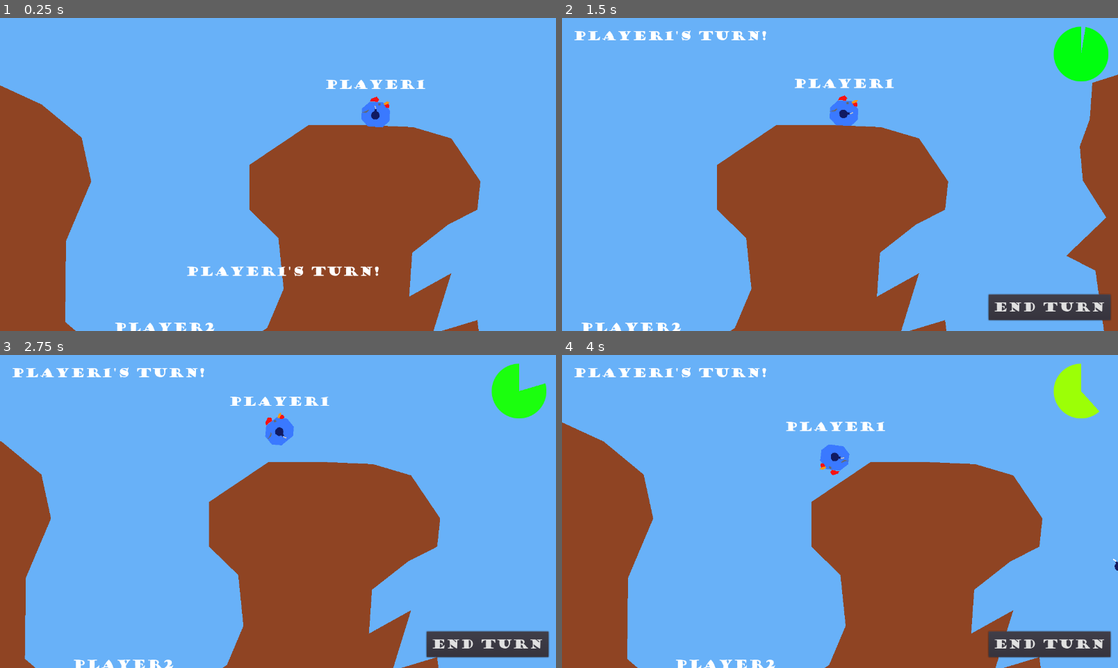
Above: before the commit, frames 1-4 (two rows, left to right).
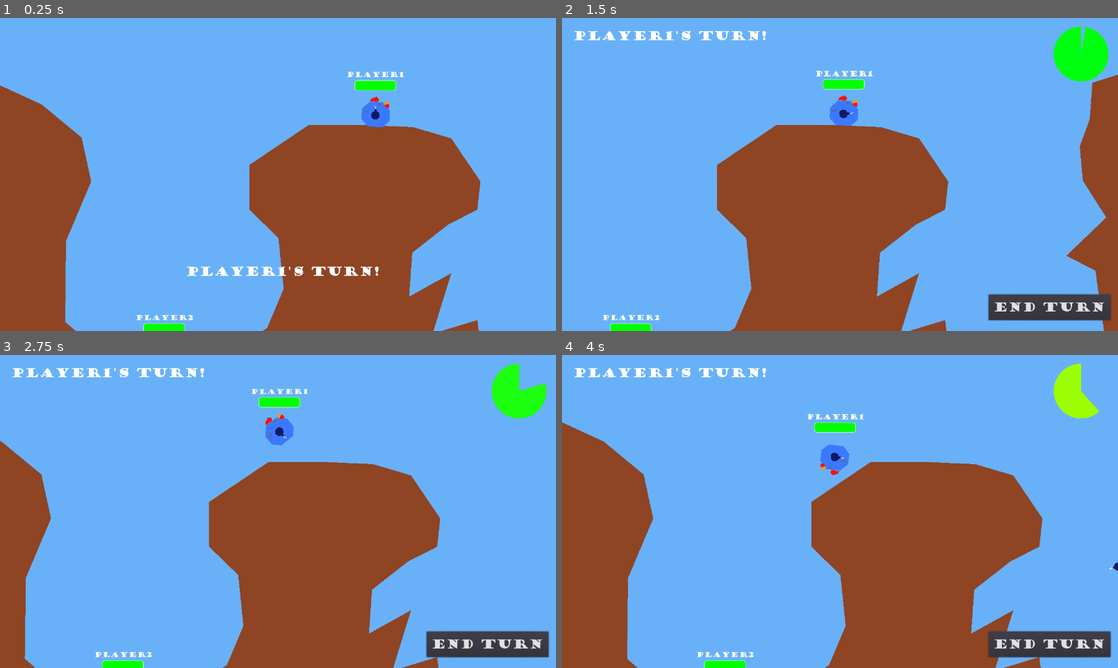
Above: after the commit, the same moments.

Repository: Athakaspen/NotWorms
Game: Godot game, scene res://MainScenes/Level.tscn
Same seed, same stepped clock (60 frames per second), same inputs: the game is played once before the commit and once after it.
Inputs (mouse positions are in pixels of both pictures, inside the frame that each line leads up to):
- Up to frame 1 (0.25 s): no input
- Up to frame 2 (1.5 s): move the mouse to (962, 158) at 0.52 s; hold D (right) 0.53-1.25 s; tap Mouse wheel down (power_down) at 0.6 s; tap W (jump) at 0.77 s; click "Ready!" at 1.25 s
- Up to frame 3 (2.75 s): move the mouse to (166, 527) at 2.02 s; hold A (left) from 2.03 s (still down); tap Mouse wheel up (power_up) at 2.1 s; tap W (jump) at 2.27 s
- Up to frame 4 (4 s): move the mouse to (895, 442) at 2.77 s; release A (left) at 2.78 s; press the mouse at (895, 442) at 2.78 s; hold D (right) from 2.78 s (still down); move the mouse to (812, 574) at 3.52 s; release the mouse at (812, 574) at 3.53 s; tap Mouse wheel down (power_down) at 3.6 s; tap W (jump) at 3.77 s

The runs differ from the first frame. In frame 1, 1.0% of the frame differs, in the area x 20-77%, y 17-100%; in frame 2, 1.0%; in frame 3, 0.9%; in frame 4, 1.0%, in the area x 20-100%, y 18-100%.

Commit message:
Health & damage added, also explosion knockback. Death is buggy.

Diff:
--- a/Scripts/Bomb.gd
+++ b/Scripts/Bomb.gd
@@ -1,10 +1,26 @@
 extends RigidBody2D
 
-var spinspeed = 100
+
+var explosion_radius = 69
+var explosion_force = 400
+var explosion_damage = 15
 
 # Called when the node enters the scene tree for the first time.
-func _ready():
-	pass
+func _ready() -> void:
+
+	# This code taken directly from the destructible terrain demo
+	var nb_points = 32
+	var points = PoolVector2Array()
+	for i in range(nb_points+1):
+		var point = deg2rad(i * 360.0 / nb_points - 90)
+		points.push_back(Vector2.ZERO + Vector2(cos(point), sin(point)) * explosion_radius)
+	$ExplosionArea/DestructionPolygon.polygon = points
+
+	# apply random spin for style points.
+	# The delay is because of an engine bug that ignores
+	# torque_impulses when an object is first created
+	yield(get_tree().create_timer(0.05), "timeout")
+	apply_torque_impulse(rand_range(-1000, 1000))
 
 
 # Called every frame. 'delta' is the elapsed time since the previous frame.
@@ -18,13 +34,29 @@
 #	inst.global_position = global_position
 #	get_parent().call_deferred("add_child", inst)
 
+	# TODO: Add a list of bodies that were created this frame,
+	# and check all of those too
+
 	for body in $ExplosionArea.get_overlapping_bodies():
 		#print (body)
 		if body.is_in_group("Destructible"):
 			body.get_parent().clip(body, $ExplosionArea/DestructionPolygon)
 
+		else:
+			if body.is_in_group("Knockback"):
+				body.apply_central_impulse( \
+					(body.global_position - global_position).normalized() * explosion_force)
+			if body.is_in_group("Damageable"):
+				body.get_parent().do_damage(explosion_damage)
 
 	call_deferred("queue_free")
 
 func _on_Timer_timeout():
+
+	# Only enable collision monitoring just before explosion
+	$ExplosionArea.monitoring = true
+	$ExplosionArea.monitorable = true
+	yield(get_tree(), "physics_frame")
+	yield(get_tree(), "physics_frame")
+
 	explode()
--- a/Scripts/Player.gd
+++ b/Scripts/Player.gd
@@ -7,12 +7,25 @@
 onready var player_body = $PlayerBody
 onready var turn_timer = $TurnTimer
 
+export var MAX_HEALTH = 1
+var health
+
+var is_dead = false
+
 # Called when the node enters the scene tree for the first time.
 func _ready():
-	$NametagPosition/PlayerNametag.text = name
+	$Tag/PlayerNametag.text = name
+	health = MAX_HEALTH
+	update_healthbar()
 
 func _process(_delta):
-	$NametagPosition.position = $PlayerBody.position + Vector2.UP * 50
+	# ah cahnt dyu aneethin if ahm ded
+	#if is_dead: return
+
+	# Stick tag to player's head
+	$Tag.position = $PlayerBody.position + Vector2.UP * 50
+	print(health + MAX_HEALTH)
+	print(float(health)/float(MAX_HEALTH))
 
 # This function is called when the "Ready Up" screen shows,
 # before the actual turn begins. It's here to set up visuals mostly.
@@ -50,5 +63,21 @@
 	# else calcualte the value
 	return turn_timer.time_left/turn_timer.wait_time
 
+func do_damage(value:int) -> void:
+	# decrease health
+	health = int(clamp(health-value, 0, MAX_HEALTH))
+
+	update_healthbar()
+
+	if health == 0:
+		die()
+
+func update_healthbar():
+	$Tag/HealthBar.value = float(health)/float(MAX_HEALTH)
+
+# TODO: Death... State? Turn? Basically need to delete self more carefully
+func die():
+	self.queue_free()
+
 func _on_TurnTimer_timeout():
 	end_turn()
--- a/SubScenes/Player/Player.tscn
+++ b/SubScenes/Player/Player.tscn
@@ -1,25 +1,31 @@
-[gd_scene load_steps=4 format=2]
+[gd_scene load_steps=7 format=2]
 
 [ext_resource path="res://Scripts/Player.gd" type="Script" id=1]
-[ext_resource path="res://Fonts/TestFont.tres" type="DynamicFont" id=2]
+[ext_resource path="res://Fonts/GOUDYSTO.TTF" type="DynamicFontData" id=2]
 [ext_resource path="res://SubScenes/Player/PlayerBody.tscn" type="PackedScene" id=3]
+[ext_resource path="res://Sprites/smallbarfill.png" type="Texture" id=4]
+[ext_resource path="res://Sprites/smallbarback.png" type="Texture" id=5]
+
+[sub_resource type="DynamicFont" id=1]
+font_data = ExtResource( 2 )
 
 [node name="Player1" type="Node"]
 script = ExtResource( 1 )
 
-[node name="PlayerBody" parent="." instance=ExtResource( 3 )]
+[node name="PlayerBody" parent="." groups=["Damageable"] instance=ExtResource( 3 )]
 position = Vector2( 863, 194 )
 
 [node name="TurnTimer" type="Timer" parent="."]
 one_shot = true
 
-[node name="NametagPosition" type="Position2D" parent="."]
+[node name="Tag" type="Position2D" parent="."]
 
-[node name="PlayerNametag" type="Label" parent="NametagPosition"]
-margin_left = -140.0
-margin_top = -45.0
-margin_right = 141.0
-custom_fonts/font = ExtResource( 2 )
+[node name="PlayerNametag" type="Label" parent="Tag"]
+margin_left = -76.0
+margin_top = -54.0
+margin_right = 77.0
+margin_bottom = -31.0
+custom_fonts/font = SubResource( 1 )
 text = "Player 1"
 align = 1
 valign = 2
@@ -27,6 +33,20 @@
 "_edit_use_anchors_": false
 }
 
+[node name="HealthBar" type="TextureProgress" parent="Tag"]
+margin_left = -48.0
+margin_top = -30.0
+margin_right = 48.0
+margin_bottom = 10.0
+max_value = 1.0
+step = 0.0
+value = 0.85
+texture_under = ExtResource( 5 )
+texture_progress = ExtResource( 4 )
+__meta__ = {
+"_edit_use_anchors_": false
+}
+
 [connection signal="timeout" from="TurnTimer" to="." method="_on_TurnTimer_timeout"]
 
 [editable path="PlayerBody"]
--- a/SubScenes/Player/PlayerBody.tscn
+++ b/SubScenes/Player/PlayerBody.tscn
@@ -2,7 +2,7 @@
 
 [ext_resource path="res://Scripts/PlayerBody.gd" type="Script" id=1]
 
-[node name="PlayerBody" type="RigidBody2D" groups=["Player"]]
+[node name="PlayerBody" type="RigidBody2D" groups=["Knockback", "Player"]]
 gravity_scale = 12.0
 contacts_reported = 4
 contact_monitor = true
--- a/SubScenes/Weapons/Bomb.tscn
+++ b/SubScenes/Weapons/Bomb.tscn
@@ -5,7 +5,7 @@
 [sub_resource type="CircleShape2D" id=1]
 radius = 9.5
 
-[node name="Bomb" type="RigidBody2D"]
+[node name="Bomb" type="RigidBody2D" groups=["Knockback"]]
 gravity_scale = 6.0
 can_sleep = false
 script = ExtResource( 1 )
@@ -23,6 +23,8 @@
 shape = SubResource( 1 )
 
 [node name="ExplosionArea" type="Area2D" parent="."]
+monitoring = false
+monitorable = false
 
 [node name="DestructionPolygon" type="CollisionPolygon2D" parent="ExplosionArea"]
 visible = false
Binary file added: Sprites/smallbarback.png
Not shown, added: Sprites/smallbarback.png.import
Binary file added: Sprites/smallbarfill.png
Not shown, added: Sprites/smallbarfill.png.import
